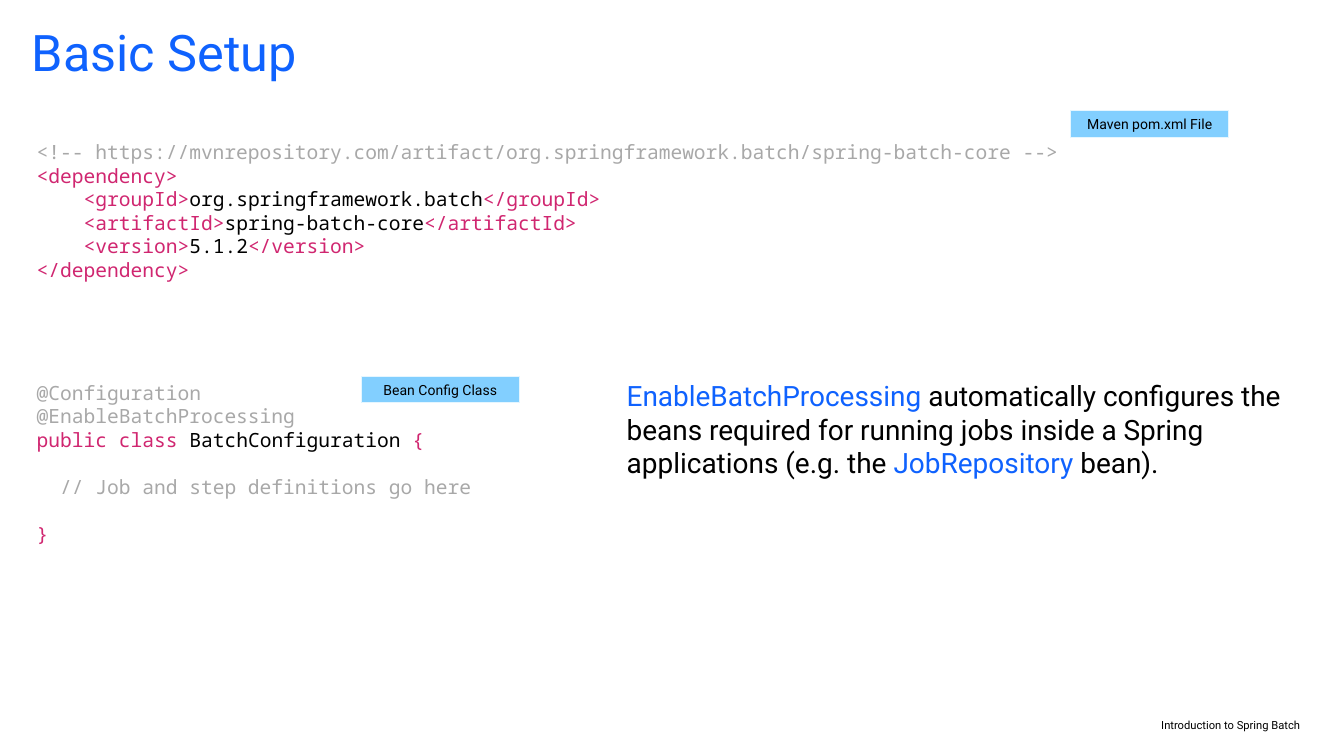
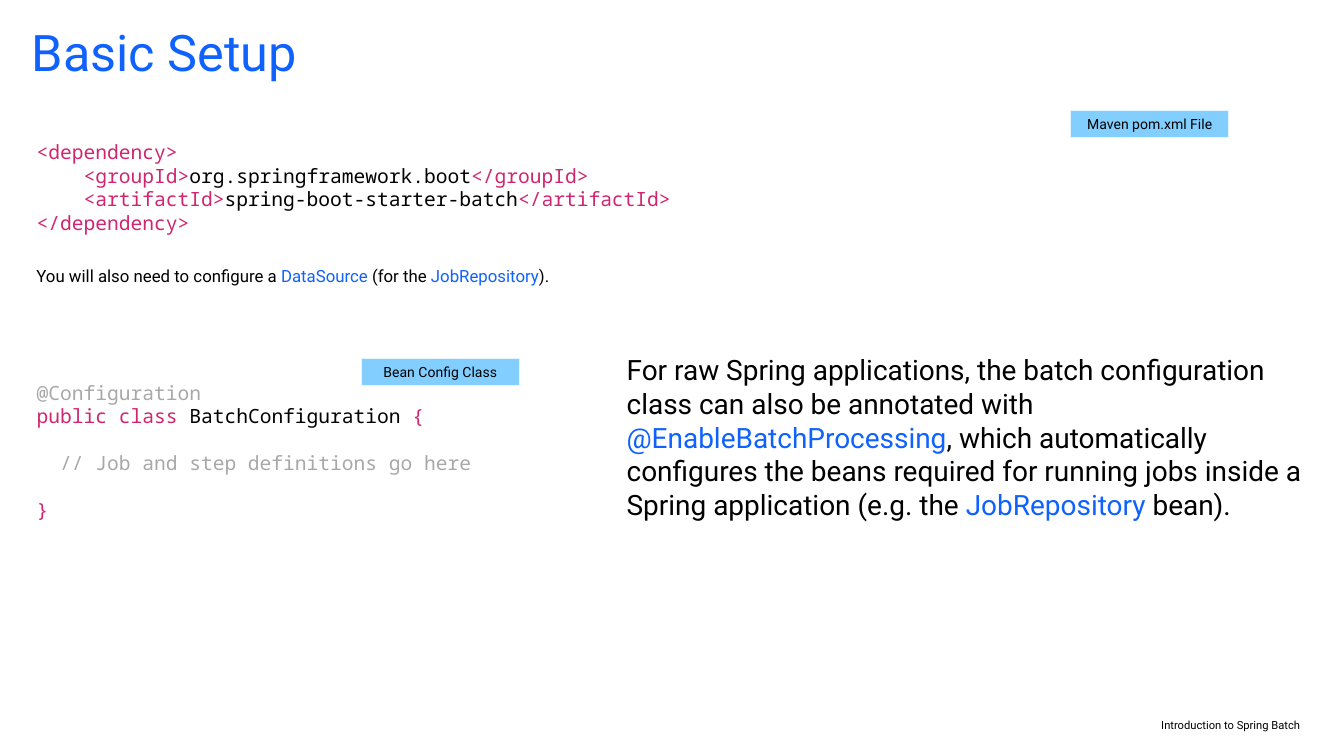
Before and after one commit to mateasmario/docs, a slide deck: slide 11 of Introduction to Spring Batch.pptx (slide 10 before the commit). Drawn at 1344x756 pixels with LibreOffice and Linux fonts; fonts in the diff are those of the drawing; background and template pictures are left out. Boxes give left, top, right and bottom in pixels: in the first picture for what was removed or moved away, otherwise in the second. Text is boxed around its words. In the diff, an @@ line names an element or a change of style, - is before the commit and + after.

Commit message:
Finished presentation

```diff
--- a/Introduction to Spring Batch.pptx
+++ b/Introduction to Spring Batch.pptx
@@ text at <box>95,144,1011,164</box>: paragraph removed @@
-<!-- https://mvnrepository.com/artifact/org.springframework.batch/spring-batch-core -->
@@ text at <box>84,168,671,211</box>: text changed; text colour #D02670 to #000000 @@
-<groupId>org.springframework.batch</groupId>
-<artifactId>spring-batch-core</artifactId>
-<version>5.1.2</version>
+<groupId>org.springframework.boot</groupId>
+<artifactId>spring-boot-starter-batch</artifactId>
@@ text added at <box>36,268,549,286</box>, 24 pt, text #000000 @@
+You will also need to configure a DataSource (for the JobRepository).
@@ rectangle "Bean Config Class": place and size @@
-rectangle "Bean Config Class" at <box>361,376,520,403</box>
+rectangle "Bean Config Class" at <box>361,358,520,385</box>
@@ text at <box>627,358,1301,521</box>: text changed @@
-EnableBatchProcessing automatically configures the beans required for running jobs inside a Spring applications (e.g. the JobRepository bean).
+For raw Spring applications, the batch configuration class can also be annotated with @EnableBatchProcessing, which automatically configures the beans required for running jobs inside a Spring application (e.g. the JobRepository bean).
@@ text at <box>37,408,295,428</box>: paragraph removed @@
-@EnableBatchProcessing
```
Also in this commit, not shown: 4 other slides changed, 6 slides added, 2 slides removed.
